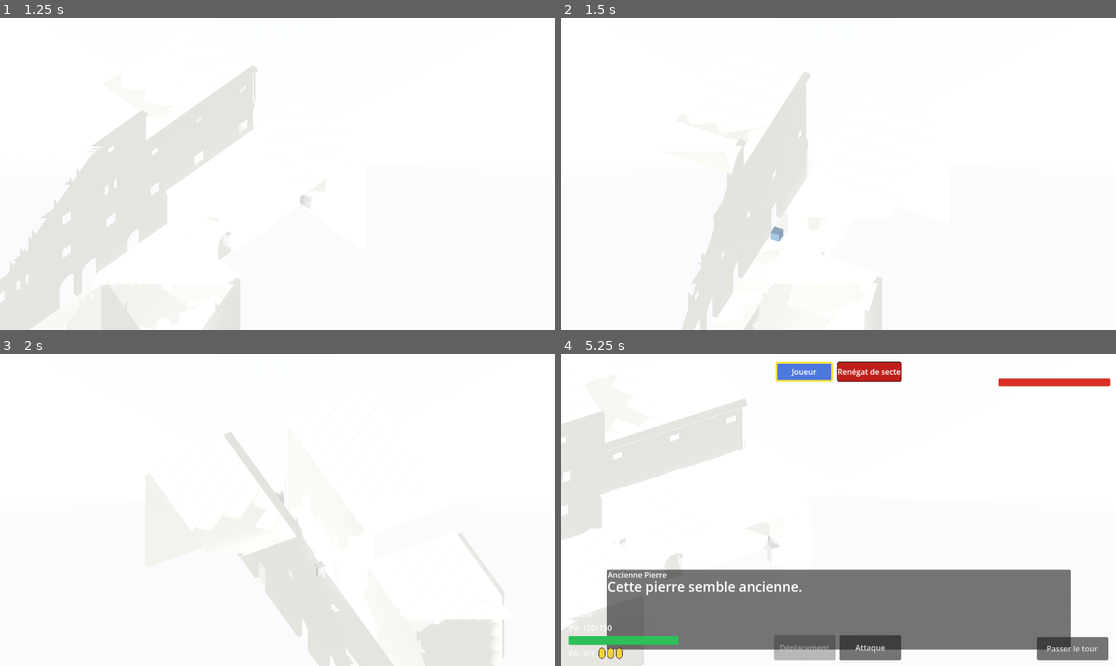
Above: before the commit, frames 1-4 (two rows, left to right).
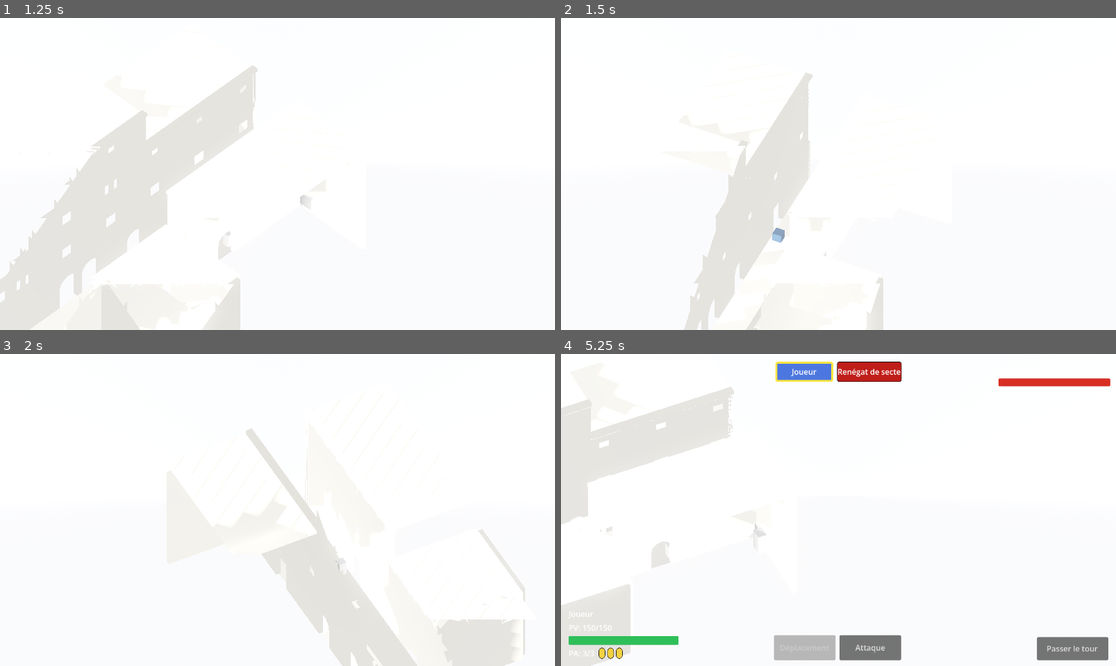
Above: after the commit, the same moments.

Repository: sillpct/lagoutte
Game: Godot game, scene res://scenes/main/main.tscn
The game is run twice, just before and just after one commit, with the same random seed, the same clock (stepped at 60 frames per second) and the same inputs.
Inputs (mouse positions are in pixels of both pictures, inside the frame that each line leads up to):
- Up to frame 1 (1.25 s): click "Nouvelle Partie" at 0.5 s
- Up to frame 2 (1.5 s): tap Enter (ui_accept) at 1.25 s; move the mouse to (960, 158) at 1.27 s; hold Right (ui_right) from 1.28 s (still down); hold T (end_turn) from 1.28 s (still down); click (960, 158) at 1.42 s
- Up to frame 3 (2 s): keep holding Right (ui_right); keep holding T (end_turn); tap Enter (ui_accept) at 1.52 s
- Up to frame 4 (5.25 s): move the mouse to (727, 525) at 2.02 s; release Right (ui_right) at 2.03 s; release T (end_turn) at 2.03 s; hold Down (ui_down) 2.03-2.78 s; tap E (interact) at 2.1 s; click (727, 525) at 2.17 s; tap Enter (ui_accept) at 2.27, 3.77, 4.52 s; move the mouse to (894, 441) at 2.77 s; hold Right (ui_right) 2.78-3.53 s; hold R (recenter_camera) 2.78-3.53 s; click (894, 441) at 2.92 s; move the mouse to (810, 572) at 3.52 s; hold Up (ui_up) 3.53-4.28 s; tap C (start_test_combat) at 3.6 s; click (810, 572) at 3.67 s; move the mouse to (1005, 556) at 4.27 s; hold A (toggle_attack_mode) 4.28-5.03 s; hold Left (ui_left) from 4.28 s (still down); click (1005, 556) at 4.42 s; move the mouse to (672, 463) at 5.02 s; tap M (toggle_movement_mode) at 5.1 s; click (672, 463) at 5.17 s

Frame 1 is identical in both runs. In frame 2, 1.0% of the frame differs, in the area x 21-59%, y 17-100%; in frame 3, 4.5%; in frame 4, 26%, in the area x 0-92%, y 10-100%.
Error after the commit: Parse Error: Cannot infer the type of "navigation_map" variable because the value doesn't have a set type. (res://scenes/world/world_mouse_query.gd:43)

Commit message:
Update world_mouse_query.gd

Diff:
--- a/scenes/world/world_mouse_query.gd
+++ b/scenes/world/world_mouse_query.gd
@@ -3,9 +3,10 @@
 
 const HOVERABLE_UNIT_COLLISION_MASK := 4
 const INVALID_WORLD_POSITION := Vector3(INF, INF, INF)
+const NAVMESH_INTERSECTION_EPSILON := 0.01
 
 @export var ray_length: float = 1000.0
-@export var ground_y: float = 0.0
+@export var path_service: PathService
 
 func get_hovered_unit() -> Node3D:
 	var camera := get_viewport().get_camera_3d()
@@ -30,21 +31,50 @@
 	return _get_unit_from_hover_collider(result.get("collider") as Node)
 
 func get_ground_point() -> Vector3:
+	return get_ground_point_at_screen_position(get_viewport().get_mouse_position())
+
+func get_ground_point_at_screen_position(mouse_position: Vector2) -> Vector3:
 	var camera := get_viewport().get_camera_3d()
-	if camera == null:
+	if camera == null or path_service == null:
 		return INVALID_WORLD_POSITION
 
-	var mouse_position := get_viewport().get_mouse_position()
 	var ray_origin := camera.project_ray_origin(mouse_position)
-	var ray_direction := camera.project_ray_normal(mouse_position)
-	if is_zero_approx(ray_direction.y):
+	var ray_end := ray_origin + camera.project_ray_normal(mouse_position) * ray_length
+	var navigation_map := path_service.get_navigation_map()
+	if not navigation_map.is_valid():
 		return INVALID_WORLD_POSITION
 
-	var distance_to_ground_plane := (ground_y - ray_origin.y) / ray_direction.y
-	if distance_to_ground_plane < 0.0:
+	var intersection_point := NavigationServer3D.map_get_closest_point_to_segment(
+		navigation_map,
+		ray_origin,
+		ray_end,
+		true
+	)
+	if (
+		_distance_to_segment(intersection_point, ray_origin, ray_end)
+		> NAVMESH_INTERSECTION_EPSILON
+	):
 		return INVALID_WORLD_POSITION
 
-	return ray_origin + ray_direction * distance_to_ground_plane
+	## Dette : la projection navmesh ne tient pas encore compte de l'occlusion
+	## visuelle par un toit. À ajouter lorsqu'un cas de jeu réel l'exigera.
+	return intersection_point
+
+func _distance_to_segment(
+	point: Vector3,
+	segment_start: Vector3,
+	segment_end: Vector3
+) -> float:
+	var segment := segment_end - segment_start
+	var segment_length_squared := segment.length_squared()
+	if is_zero_approx(segment_length_squared):
+		return point.distance_to(segment_start)
+	var parameter := clampf(
+		(point - segment_start).dot(segment) / segment_length_squared,
+		0.0,
+		1.0
+	)
+	return point.distance_to(segment_start + segment * parameter)
 
 func _get_unit_from_hover_collider(collider: Node) -> Node3D:
 	var current := collider
